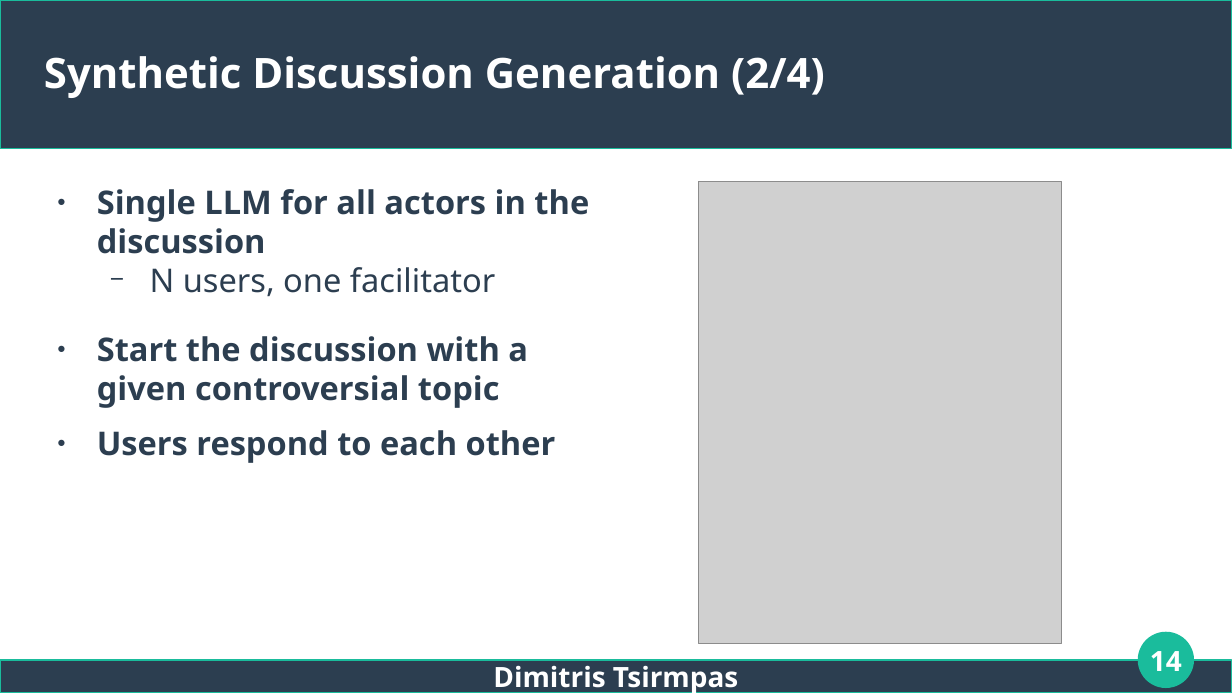
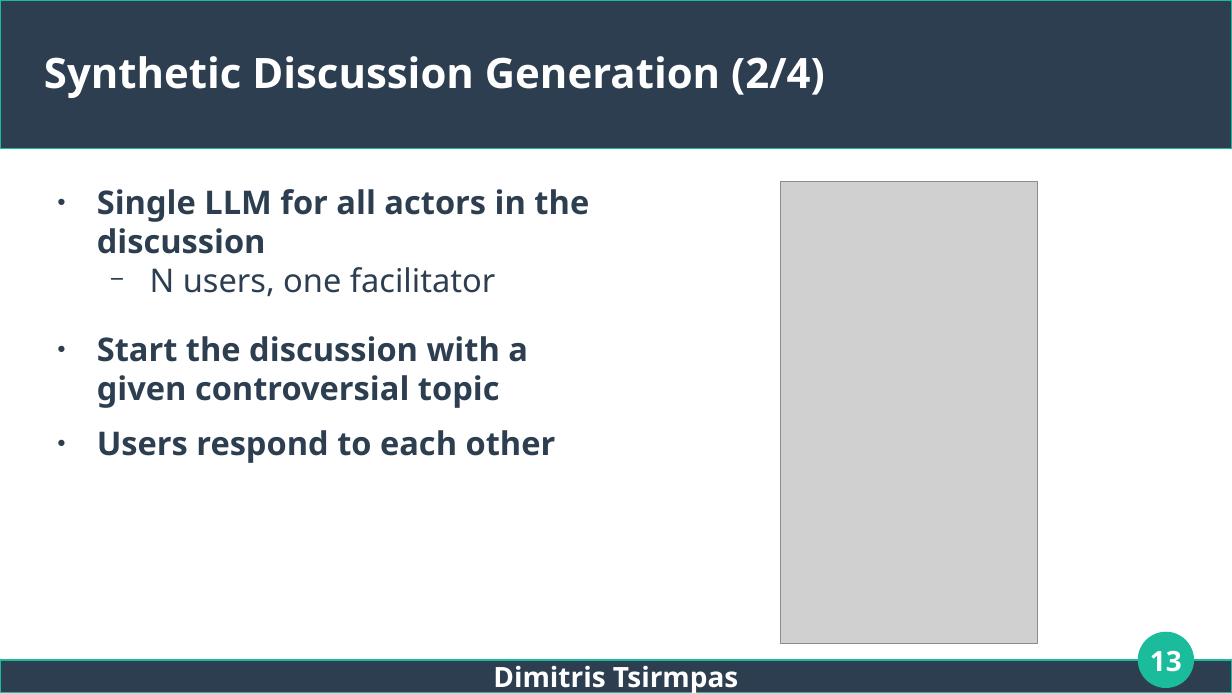
Before and after one commit to dimits-ts/llm_moderation_research, a slide deck: slide 13 of presentations/thesis.odp (slide 14 before the commit). Drawn at 1232x693 pixels with LibreOffice and Linux fonts; fonts in the diff are those of the drawing; grey boxes stand for pictures. Boxes give left, top, right and bottom in pixels: in the first picture for what was removed or moved away, otherwise in the second. Text is boxed around its words. In the diff, an @@ line names an element or a change of style, - is before the commit and + after.

```diff
--- a/presentations/thesis.odp
+++ b/presentations/thesis.odp
@@ picture: place and size @@
-picture at [699, 181, 1062, 643]
+picture at [781, 181, 1039, 643]
@@ page number at [1150, 650, 1182, 672]: text changed @@
-14
+13
```
Also in this commit, not shown: 6 other slides changed, 2 slides removed.
